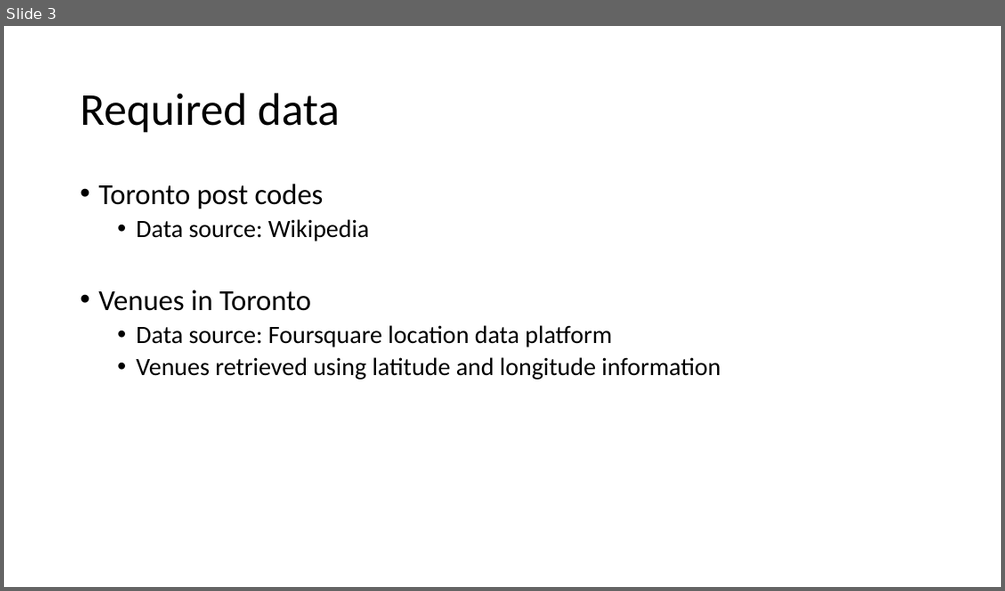
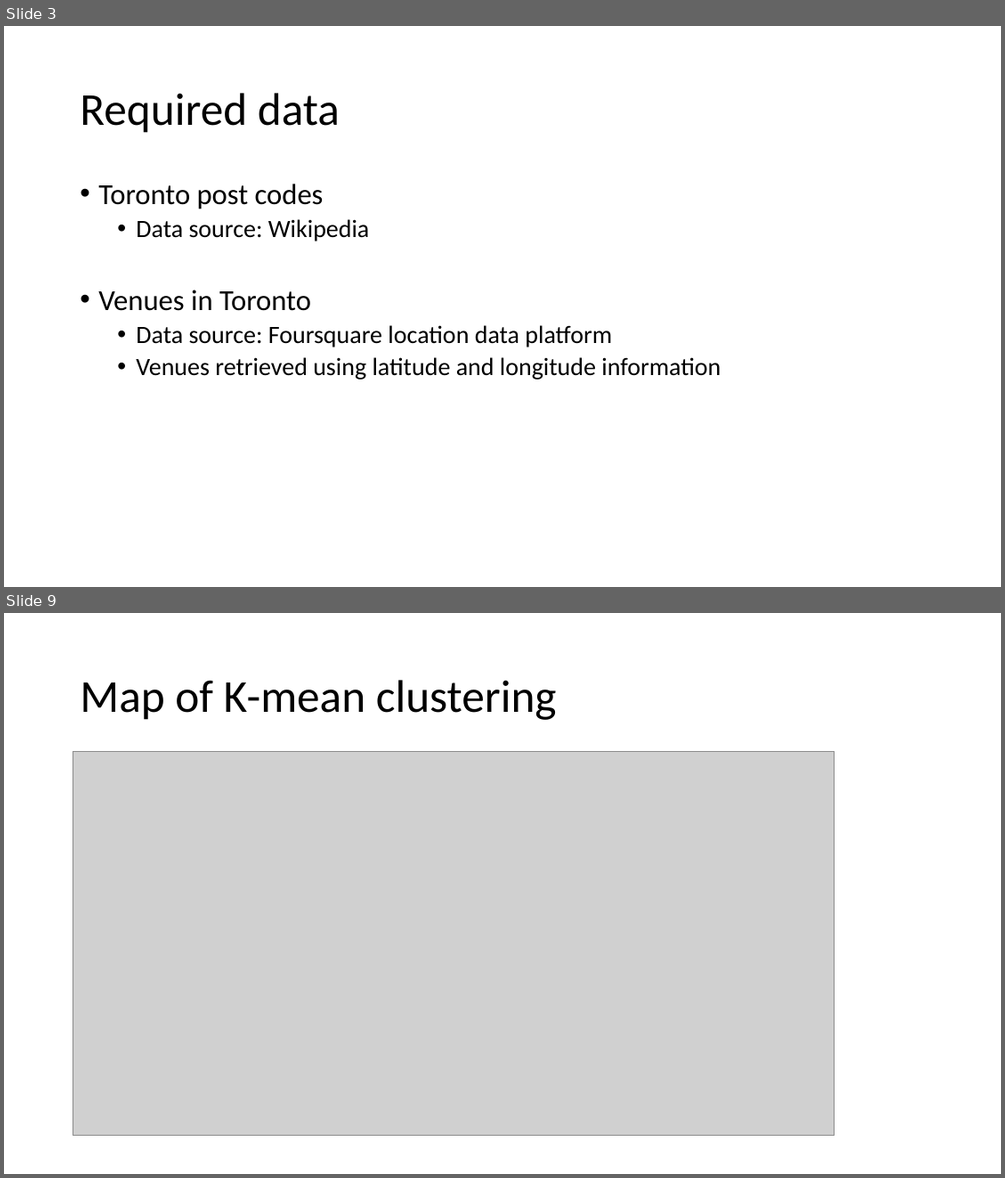
Before and after one commit to yshaikhygali/Coursera_Capstone, a slide deck: Capstone_Project_Presentation.pptx. Shown one above the other, each under a label of ours: slide 3 before the commit, slides 3 and 9 after it; the slides between them are not shown. The pictures are 1005x591 and 1005x1178 pixels, drawn with LibreOffice and Linux fonts; fonts in the diff are those of the drawing; grey boxes stand for pictures. Boxes give left, top, right and bottom in pixels: in the first picture for what was removed or moved away, otherwise in the second. Text is boxed around its words. In the diff, an @@ line names an element or a change of style, - is before the commit and + after.

```diff
--- a/Capstone_Project_Presentation.pptx
+++ b/Capstone_Project_Presentation.pptx
@@ slide 9 added at box(4, 613, 1001, 1174), background #FFFFFF @@
@@ title added at box(80, 680, 557, 720), 44 pt, text #000000 @@
+Map of K-mean clustering
@@ picture added at box(73, 751, 834, 1135) @@
```
Also in this commit, not shown: 3 slides changed, 4 other slides added, 1 slide removed.
